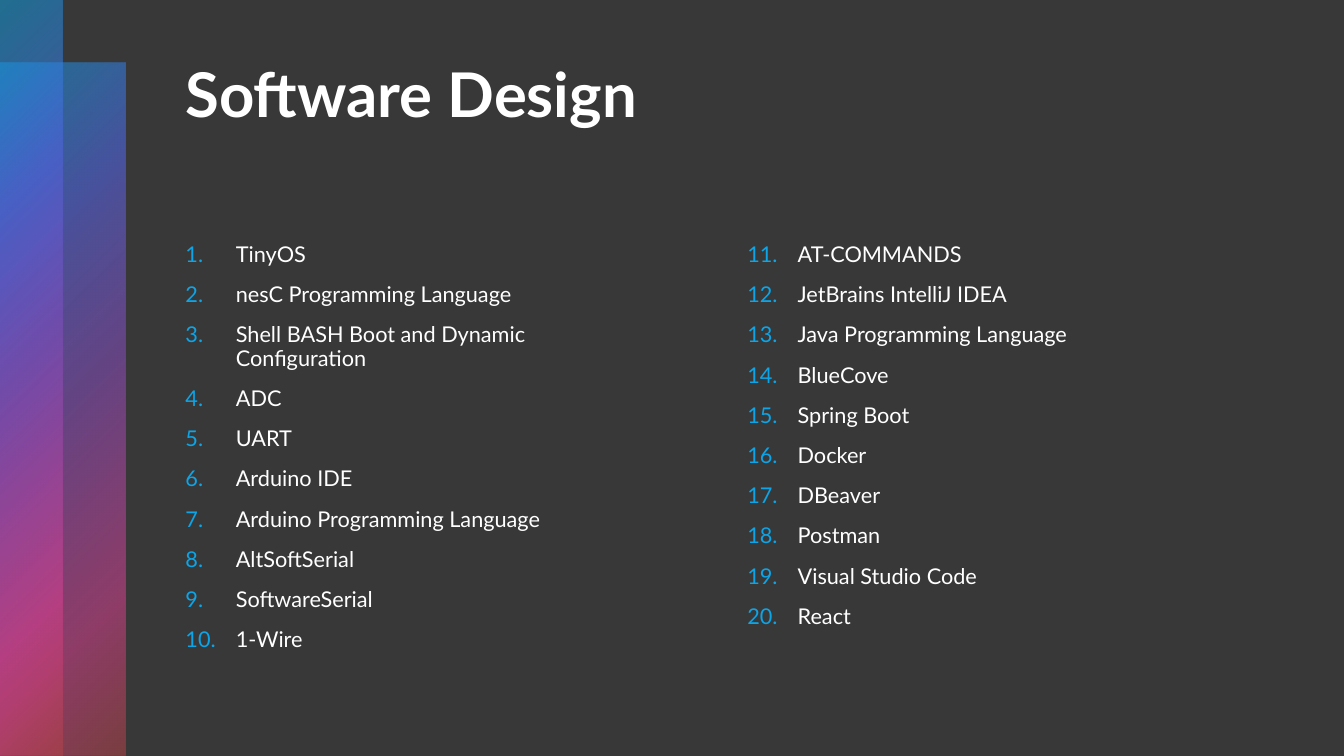
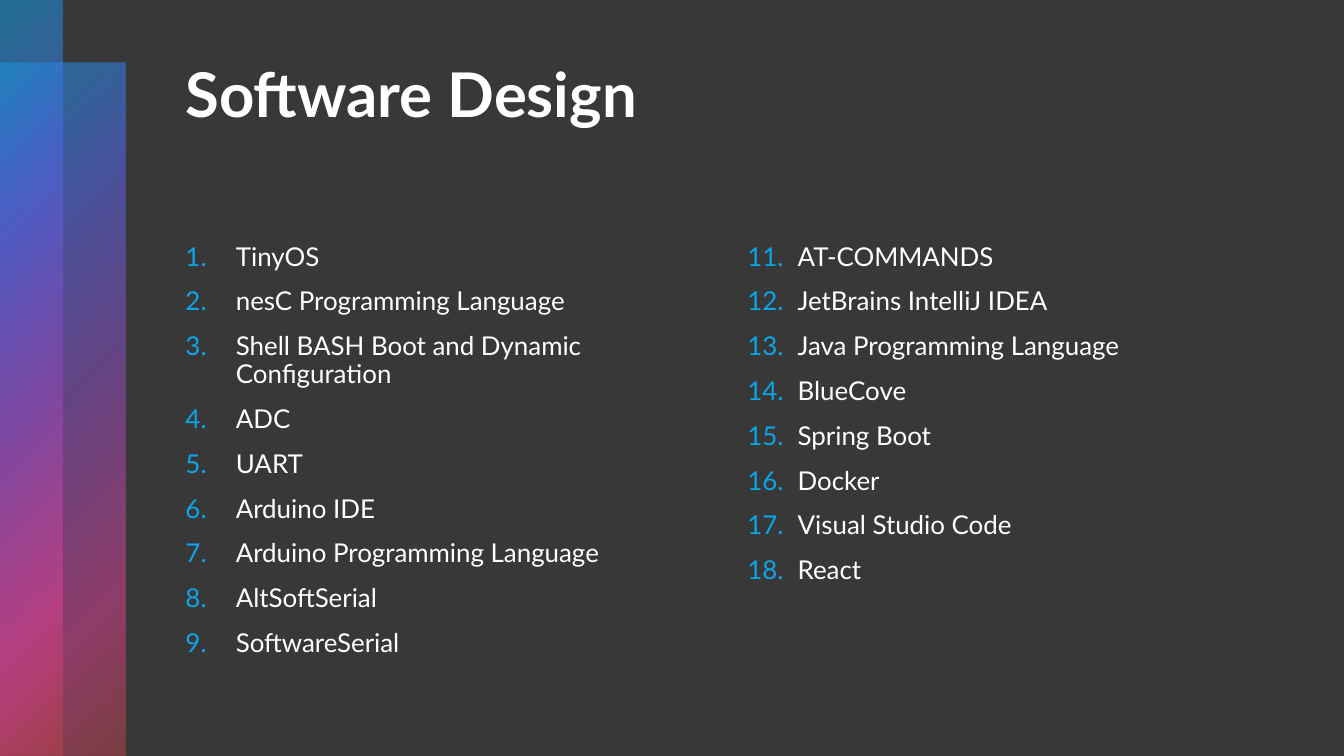
Before and after one commit to gubbriaco/water-analysis, a slide deck: slide 12 of presentation.pptx. Drawn at 1344x756 pixels with LibreOffice and Linux fonts; fonts in the diff are those of the drawing. Boxes give left, top, right and bottom in pixels: in the first picture for what was removed or moved away, otherwise in the second. Text is boxed around its words. In the diff, an @@ line names an element or a change of style, - is before the commit and + after.

Commit message:
sistema funzionante, modificare dynamic configuration telosb

```diff
--- a/presentation.pptx
+++ b/presentation.pptx
@@ text "TinyOS" at [236,247,599,652]: size 15.5 to 18.5 pt @@
@@ text "AT-COMMANDS" at [798,247,1119,579]: size 15.5 to 18.5 pt @@
@@ text at [798,487,881,543]: paragraphs removed @@
-17. DBeaver
-18. Postman
@@ text at [236,631,303,647]: paragraph removed @@
-10. 1-Wire
```
Also in this commit, not shown: 1 other slide changed, 1 slide added, 3 slides removed, 49 other files.
